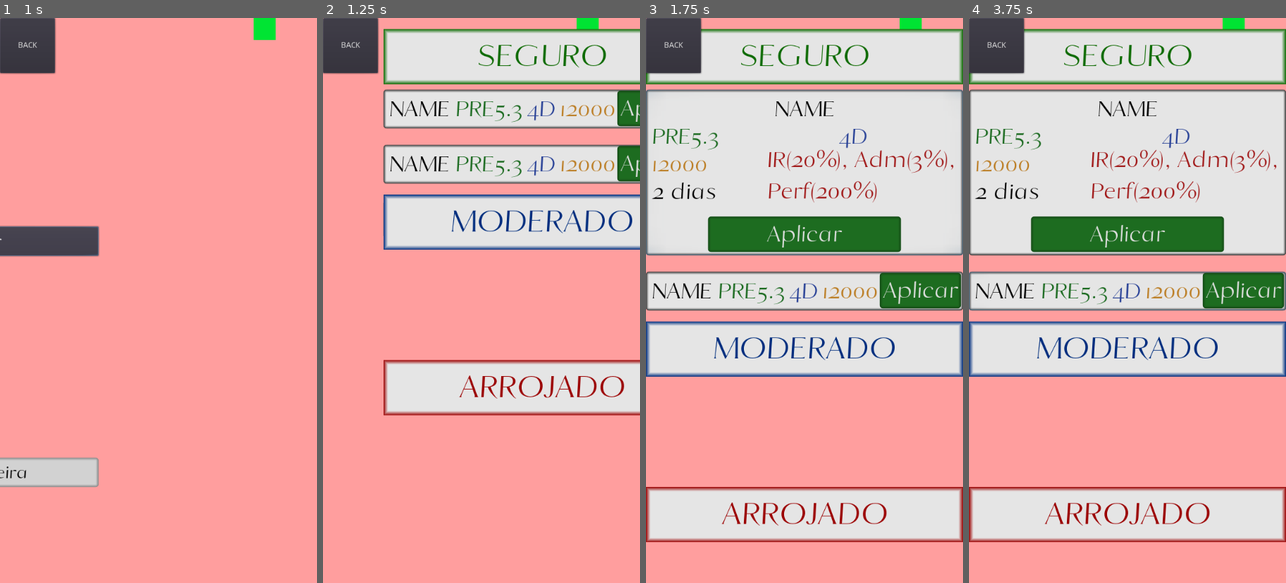
Above: before the commit, frames 1-4 (left to right).
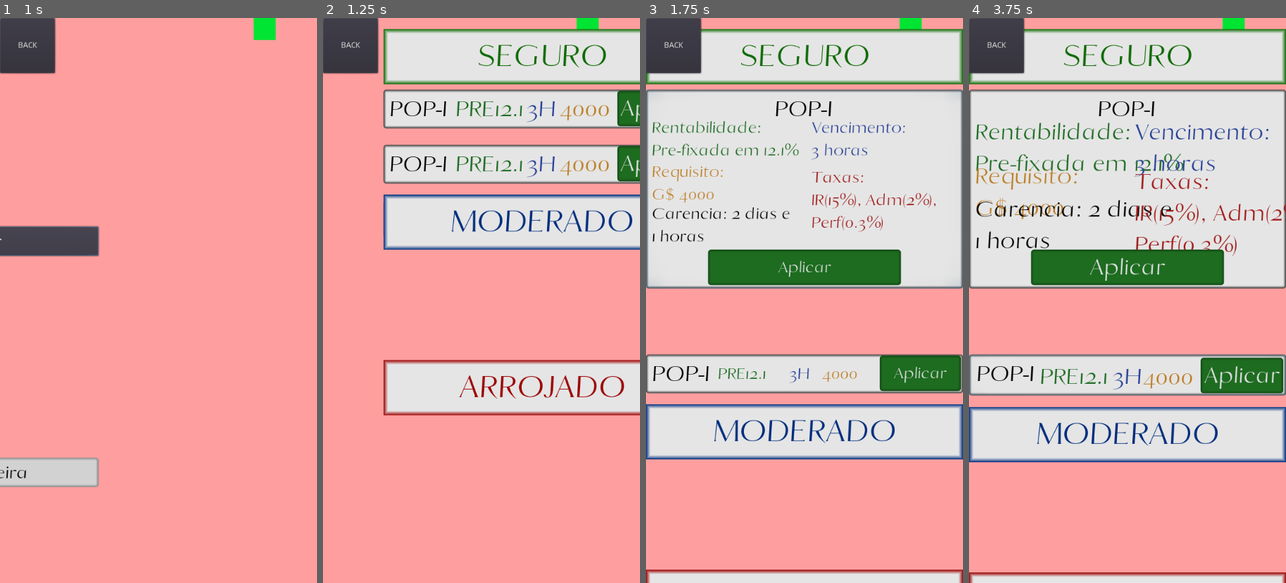
Above: after the commit, the same moments.

Repository: AndreMoukarzel/Grana-Preta
Game: Godot game, scene res://broker/Broker.tscn
The game is run twice, just before and just after one commit, with the same random seed, the same clock (stepped at 60 frames per second) and the same inputs. This scene is started directly instead of the project's main scene. The engine's default icon, where the game draws it, is replaced by a stand-in: a white triangle on a blue panel in a dark square.
Inputs (mouse positions are in pixels of both pictures, inside the frame that each line leads up to):
- Up to frame 1 (1 s): click "Investir" at 0.5 s
- Up to frame 2 (1.25 s): no input
- Up to frame 3 (1.75 s): click "NAME" (after the commit: "POP-I") at 1.25 s
- Up to frame 4 (3.75 s): click (1127, 289) at 2 s, where only the run before the commit has a clickable "NAME"; click (1127, 357) at 2.75 s, where only the run before the commit has a clickable "NAME"; click (1127, 453) at 3.5 s, where only the run after the commit has a clickable "POP-I"

Frame 1 is identical in both runs. In frame 2, 1.3% of the frame differs, in the area x 21-92%, y 14-29%; in frame 3, 49%; in frame 4, 50%, in the area x 0-100%, y 14-100%.

Commit message:
Add more details do Bond expansion

Diff:
--- a/broker/BondDisplay.gd
+++ b/broker/BondDisplay.gd
@@ -1,7 +1,7 @@
 extends Control
 
 const BOND_SCN = preload("res://broker/bond/Bond.tscn")
-const BOND_EXPANSION = 230
+const BOND_EXPANSION = 380
 const TWN_TIME = .2
 
 onready var SafeBonds = $Safe/Bonds
@@ -14,6 +14,7 @@
 		var Bond = BOND_SCN.instance()
 		Bond.rect_position.y = i * 100
 		SafeBonds.add_child(Bond)
+		Bond.setup("POP-I", 12.1, "Pre-fixada", [0, 3], 4000, [2, 1], [15, 2, 0.3])
 		Bond.connect("opened", self, "bond_opened")
 		Bond.connect("closed", self, "bond_closed")
 
--- a/broker/Broker.gd
+++ b/broker/Broker.gd
@@ -3,6 +3,8 @@
 const TWN_TIME = 1
 
 onready var SCREEN_SIZE = OS.get_window_size()
+
+var on_main_menu = true
 
 func _ready():
 	$Background/Panel.rect_size = OS.get_screen_size()
@@ -21,14 +23,20 @@
 
 
 func _on_Investments_pressed():
+	on_main_menu = false
 	tween_menus(-1.5 * SCREEN_SIZE.x)
 
 
 func _on_Portfolio_pressed():
+	on_main_menu = false
 	tween_menus(1.5 * SCREEN_SIZE.x)
 
 
 func _on_Button_pressed():
-	var e = get_tree().change_scene("res://City.tscn")
-	if e != 0:
-		print("City scene couldn't be loaded")
+	if on_main_menu:
+		var e = get_tree().change_scene("res://City.tscn")
+		if e != 0:
+			print("City scene couldn't be loaded")
+	else:
+		tween_menus(0)
+		on_main_menu = true
--- a/broker/bond/Bond.gd
+++ b/broker/bond/Bond.gd
@@ -7,6 +7,8 @@
 const BASE_HEIGHT = 80
 const TWN_TIME = .2
 const SUBJECT_LESSON_SCN = preload("res://school/Subjects/SubjectLesson.tscn")
+
+onready var font = $Rentability.get("custom_fonts/font")
 
 var is_open = false
 var bond_name : String
@@ -29,14 +31,47 @@
 	self.taxes = taxes
 
 	$Name.text = bond_name
-	if rentability_type == "Pré-fixada":
+	$MinTime.text = "Carencia: "
+	if min_time[0] > 0:
+		$MinTime.text += str(min_time[0], " dias")
+		if min_time[1] > 0:
+			$MinTime.text += str(" e\n", min_time[1], " horas")
+	elif min_time[1] > 0:
+		$MinTime.text += str(min_time[1], " horas")
+	$Taxes.text = str("Taxas:\nIR(", taxes[0], "%), Adm(", taxes[1], "%),\nPerf(", taxes[2], "%)")
+	resume_info()
+
+
+func resume_info():
+	if rentability_type == "Pre-fixada":
 		$Rentability.text = str("PRE", rentability)
-	elif rentability_type == "Pós-fixada":
+	elif rentability_type == "Pos-fixada":
 		$Rentability.text = str("POS", rentability)
-	# expiration
-	$MinInvestment.text = min_investment
-	# min_time
-	$Taxes.text = str("IR(", taxes[0], "), Adm(", taxes[1], "),\nPerf(", taxes[2], ")")
+
+	if expiration[0] > 0: # days left
+		$Expiration.text = str(expiration[0], "D")
+	elif expiration[1] > 0: # hours left
+		$Expiration.text = str(expiration[1], "H")
+
+	$MinInvestment.text = str(min_investment)
+
+
+func expand_info():
+	$Rentability.text = "Rentabilidade:\n"
+	if rentability_type == "Pre-fixada":
+		$Rentability.text += str("Pre-fixada em ", rentability , "%")
+	elif rentability_type == "Pos-fixada":
+		$Rentability.text += str("Pos-fixada em ", rentability , "%")
+
+	$Expiration.text = "Vencimento:\n"
+	if expiration[0] > 0: # days left
+		$Expiration.text += str(expiration[0], " dias")
+		if expiration[1] > 0: # hours left
+			$Expiration.text += str("\ne ", expiration[1], " horas")
+	elif expiration[1] > 0: # hours left
+		$Expiration.text += str(expiration[1], " horas")
+
+	$MinInvestment.text = str("Requisito:\nG$ ", min_investment)
 
 
 func close():
@@ -51,6 +86,9 @@
 	$Tween.interpolate_property($Apply, "rect_size", null, Vector2(147, 64), TWN_TIME, Tween.TRANS_QUAD, Tween.EASE_IN_OUT)
 	$Tween.start()
 
+	font.size = 50
+	resume_info()
+
 	is_open = false
 	emit_signal("closed", self)
 
@@ -58,16 +96,19 @@
 func open():
 	$MinTime.show()
 	$Taxes.show()
-	$Tween.interpolate_property(self, "rect_size:y", null, 300, TWN_TIME, Tween.TRANS_QUAD, Tween.EASE_IN_OUT)
+	$Tween.interpolate_property(self, "rect_size:y", null, 360, TWN_TIME, Tween.TRANS_QUAD, Tween.EASE_IN_OUT)
 	$Tween.interpolate_property($Name, "rect_position:x", null, (rect_size.x - $Name.rect_size.x)/2, TWN_TIME, Tween.TRANS_QUAD, Tween.EASE_IN_OUT)
 	$Tween.interpolate_property($Rentability, "rect_position", null, Vector2(10, 50), TWN_TIME, Tween.TRANS_QUAD, Tween.EASE_IN_OUT)
-	$Tween.interpolate_property($Expiration, "rect_position", null, Vector2(350, 50), TWN_TIME, Tween.TRANS_QUAD, Tween.EASE_IN_OUT)
-	$Tween.interpolate_property($MinInvestment, "rect_position", null, Vector2(10, 100), TWN_TIME, Tween.TRANS_QUAD, Tween.EASE_IN_OUT)
-	$Tween.interpolate_property($Apply, "rect_position", null, Vector2((rect_size.x - 350)/2, 230), TWN_TIME, Tween.TRANS_QUAD, Tween.EASE_IN_OUT)
+	$Tween.interpolate_property($Expiration, "rect_position", null, Vector2(300, 50), TWN_TIME, Tween.TRANS_QUAD, Tween.EASE_IN_OUT)
+	$Tween.interpolate_property($MinInvestment, "rect_position", null, Vector2(10, 130), TWN_TIME, Tween.TRANS_QUAD, Tween.EASE_IN_OUT)
+	$Tween.interpolate_property($Apply, "rect_position", null, Vector2((rect_size.x - 350)/2, 290), TWN_TIME, Tween.TRANS_QUAD, Tween.EASE_IN_OUT)
 	$Tween.interpolate_property($Apply, "rect_size:x", null, 350, TWN_TIME, Tween.TRANS_QUAD, Tween.EASE_IN_OUT)
 	$Tween.interpolate_property($MinTime, "modulate", Color(1, 1, 1, 0), Color(1, 1, 1, 1), 2*TWN_TIME, Tween.TRANS_QUAD, Tween.EASE_IN_OUT)
 	$Tween.interpolate_property($Taxes, "modulate", Color(1, 1, 1, 0), Color(1, 1, 1, 1), 2*TWN_TIME, Tween.TRANS_QUAD, Tween.EASE_IN_OUT)
 	$Tween.start()
+
+	font.size = 35
+	expand_info()
 
 	is_open = true
 	emit_signal("opened", self)
--- a/broker/bond/Bond.tscn
+++ b/broker/bond/Bond.tscn
@@ -15,6 +15,12 @@
 corner_radius_top_right = 5
 corner_radius_bottom_right = 5
 corner_radius_bottom_left = 5
+
+[sub_resource type="DynamicFont" id=4]
+size = 50
+use_mipmaps = true
+use_filter = true
+font_data = ExtResource( 2 )
 
 [sub_resource type="DynamicFont" id=2]
 size = 50
@@ -49,7 +55,7 @@
 margin_left = 10.0
 margin_right = 120.0
 margin_bottom = 70.0
-custom_fonts/font = SubResource( 2 )
+custom_fonts/font = SubResource( 4 )
 custom_colors/font_color = Color( 0, 0, 0, 1 )
 text = "NAME"
 valign = 1
@@ -84,20 +90,21 @@
 [node name="MinTime" type="Label" parent="."]
 visible = false
 margin_left = 10.0
-margin_top = 150.0
-margin_right = 111.0
-margin_bottom = 220.0
+margin_top = 190.0
+margin_right = 168.0
+margin_bottom = 301.0
 custom_fonts/font = SubResource( 2 )
 custom_colors/font_color = Color( 0, 0, 0, 1 )
-text = "2 dias"
+text = "2 dias e
+15 horas"
 valign = 1
 
 [node name="Taxes" type="Label" parent="."]
 visible = false
-margin_left = 220.0
-margin_top = 100.0
-margin_right = 321.0
-margin_bottom = 170.0
+margin_left = 300.0
+margin_top = 140.0
+margin_right = 641.0
+margin_bottom = 251.0
 custom_fonts/font = SubResource( 2 )
 custom_colors/font_color = Color( 0.635294, 0.101961, 0.101961, 1 )
 text = "IR(20%), Adm(3%),
Not shown: 1 places in broker/bond/Bond.tscn that only renumber resources
